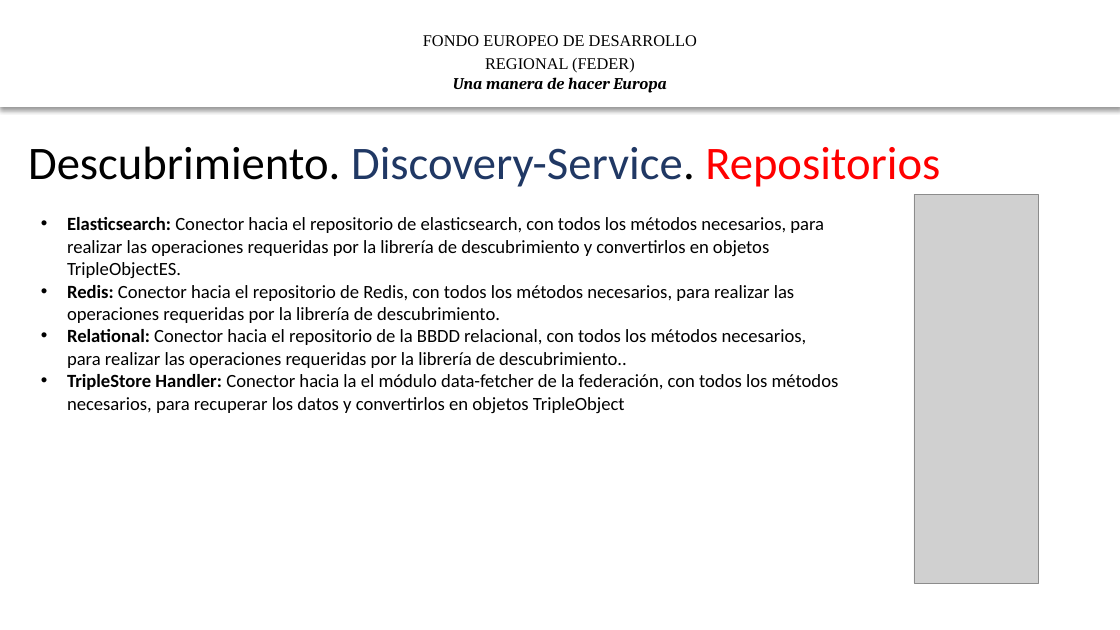
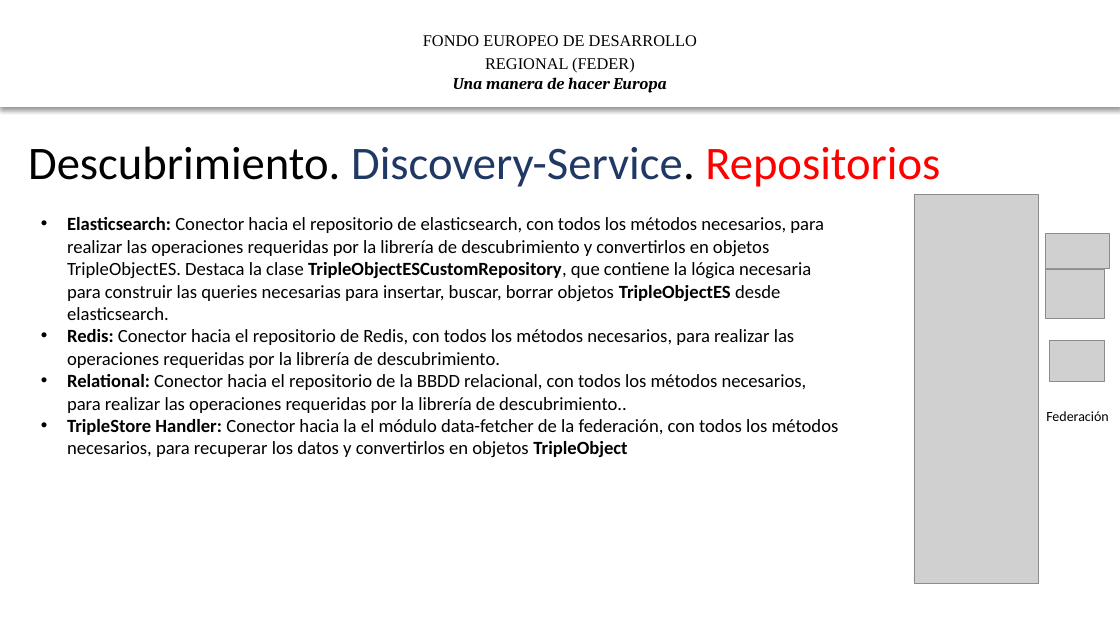
Before and after one commit to HerculesCRUE/ib-asio-docs-, a slide deck: slide 8 of 28-Material_de_formación/Formación Federación y Descubrimiento/III Arquitectura e integración.pptx (slide 4 before the commit). Drawn at 1120x630 pixels with LibreOffice and Linux fonts; fonts in the diff are those of the drawing; grey boxes stand for pictures; background and template pictures are left out. Boxes give left, top, right and bottom in pixels: in the first picture for what was removed or moved away, otherwise in the second. Text is boxed around its words. In the diff, an @@ line names an element or a change of style, - is before the commit and + after.

```diff
--- a/28-Material_de_formación/Formación Federación y Descubrimiento/III Arquitectura e integración.pptx
+++ b/28-Material_de_formación/Formación Federación y Descubrimiento/III Arquitectura e integración.pptx
@@ text at [67,217,824,320]: text changed @@
-• Elasticsearch: Conector hacia el repositorio de elasticsearch, con todos los métodos necesarios, para realizar las operaciones requeridas por la librería de descubrimiento y convertirlos en objetos TripleObjectES.
+• Elasticsearch: Conector hacia el repositorio de elasticsearch, con todos los métodos necesarios, para realizar las operaciones requeridas por la librería de descubrimiento y convertirlos en objetos TripleObjectES. Destaca la clase TripleObjectESCustomRepository, que contiene la lógica necesaria para construir las queries necesarias para insertar, buscar, borrar objetos TripleObjectES desde elasticsearch.
@@ picture added at [1046,234,1110,269] @@
@@ picture added at [1046,269,1105,318] @@
@@ picture added at [1050,340,1105,381] @@
@@ text at [67,419,839,457]: bold on in "TripleObject" @@
@@ text added at [1046,411,1109,421], 12 pt, text #000000 @@
+Federación
```
Also in this commit, not shown: 13 other slides changed, 12 slides added, 19 other files.
